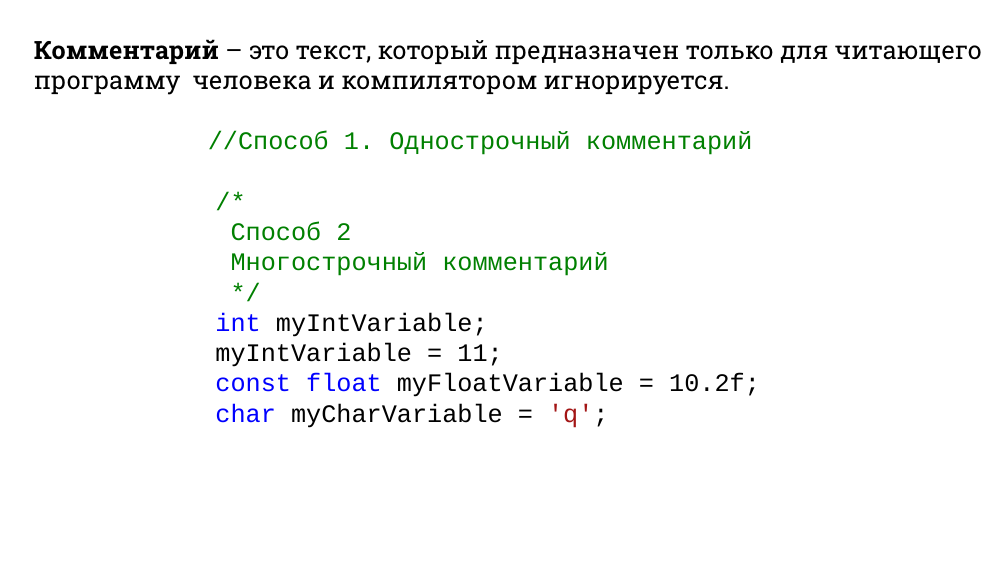
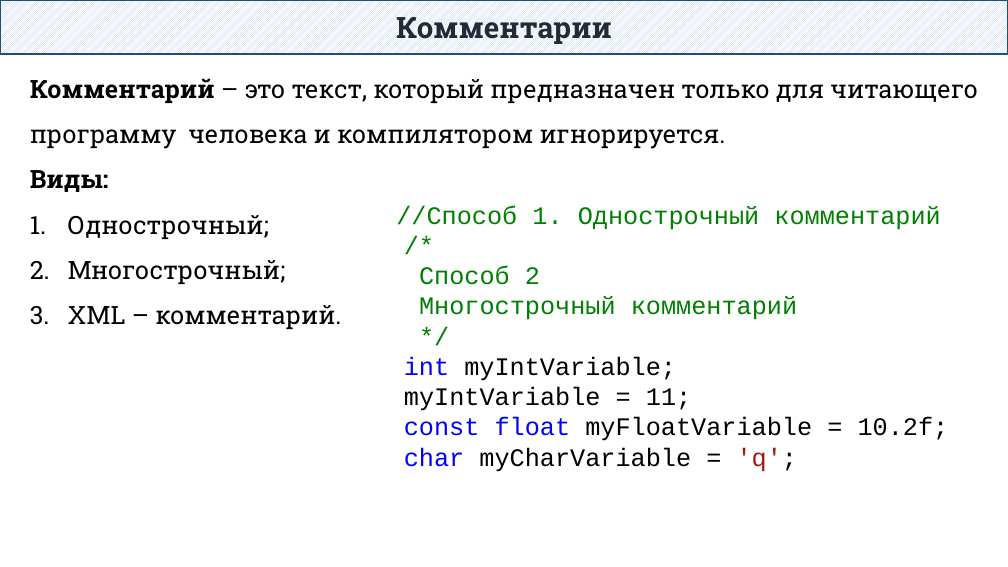
Before and after one commit to DaniilKlyukin/ITiP-1, a slide deck: slide 36 of Лекции/ИТиП лек 1.pptx (slide 26 before the commit). Drawn at 1008x567 pixels with LibreOffice and Linux fonts; fonts in the diff are those of the drawing. Boxes give left, top, right and bottom in pixels: in the first picture for what was removed or moved away, otherwise in the second. Text is boxed around its words. In the diff, an @@ line names an element or a change of style, - is before the commit and + after.

```diff
--- a/Лекции/ИТиП лек 1.pptx
+++ b/Лекции/ИТиП лек 1.pptx
@@ rectangle added at box(0, 0, 1008, 54), fill pattern #B4C7E7 on #FFFFFF, outline #1F4E79 1.25 pt, 28 pt, text #222A35, bold @@
+Комментарии
@@ text "Комментарий – это текст, который ...": place and size @@
-text "Комментарий – это текст, который ..." at box(34, 39, 982, 428)
+text "Комментарий – это текст, который ..." at box(30, 78, 977, 329)
@@ text at box(30, 78, 977, 149): line spacing 1 to 1.5 @@
@@ text at box(30, 170, 341, 329): text changed; font Courier New to Roboto Slab @@
-//Способ 1. Однострочный комментарий
-/*
-Способ 2
-Многострочный комментарий
-*/
-int myIntVariable;
-myIntVariable = 11;
-const float myFloatVariable = 10.2f;
-char myCharVariable = 'q';
+Виды:
+1. Однострочный;
+2. Многострочный;
+3. XML – комментарий.
@@ text added at box(396, 205, 949, 472), 24 pt, text #000000 @@
+//Способ 1. Однострочный комментарий
+/*
+Способ 2
+Многострочный комментарий
+*/
+int myIntVariable;
+myIntVariable = 11;
+const float myFloatVariable = 10.2f;
+char myCharVariable = 'q';
```
Also in this commit, not shown: 12 other slides changed, 13 slides added, 12 other files.
